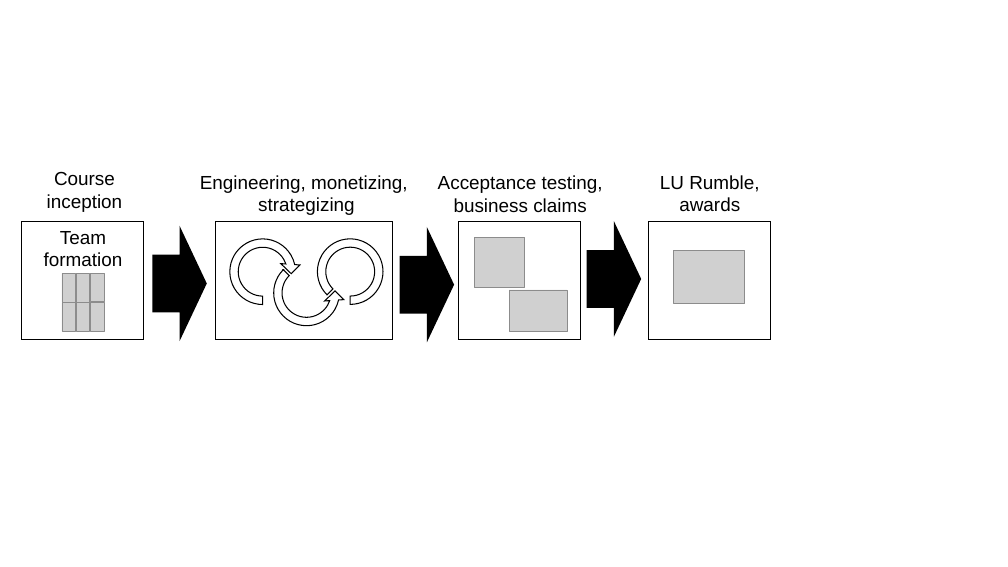
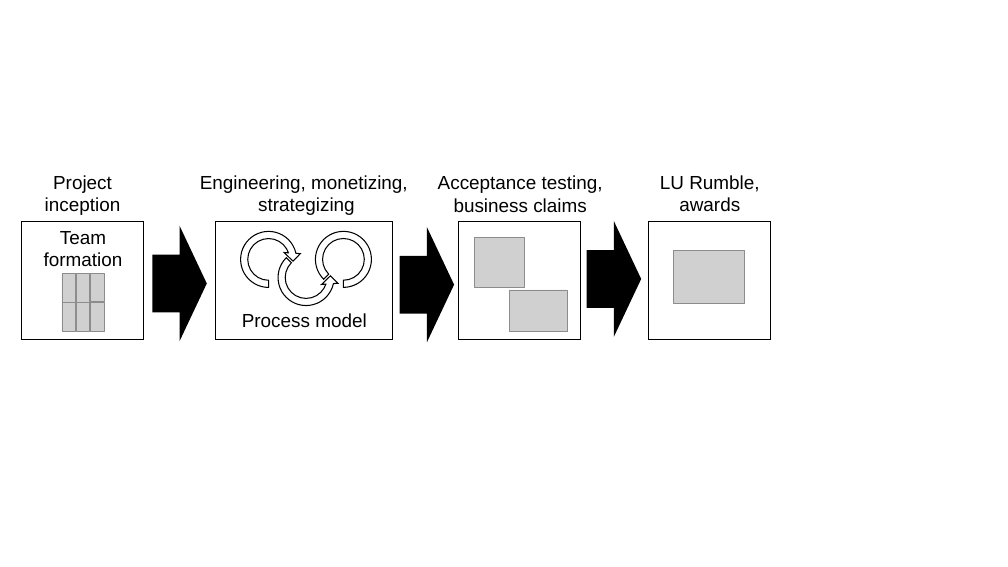
Before and after one commit to lunduniversity/introsofteng, a slide deck: slide 2 of project/rumble/etsa02_figures.pptx. Drawn at 1008x567 pixels with LibreOffice and Linux fonts; fonts in the diff are those of the drawing; grey boxes stand for pictures. Boxes give left, top, right and bottom in pixels: in the first picture for what was removed or moved away, otherwise in the second. Text is boxed around its words. In the diff, an @@ line names an element or a change of style, - is before the commit and + after.

Commit message:
Updated projectOverview

```diff
--- a/project/rumble/etsa02_figures.pptx
+++ b/project/rumble/etsa02_figures.pptx
@@ text at [53, 175, 112, 193]: text changed @@
-Course
+Project
@@ circular arrow: place and size @@
-circular arrow at [225, 234, 301, 310]
+circular arrow at [236, 227, 301, 292]
@@ arch (boxed as its full ring): place and size @@
-arch (boxed as its full ring) at [318, 239, 383, 305]
+arch (boxed as its full ring) at [315, 231, 371, 287]
@@ left circular arrow: place and size @@
-left circular arrow at [268, 255, 345, 331]
+left circular arrow at [274, 245, 339, 310]
@@ text added at [242, 313, 366, 328], 18 pt, text #000000 @@
+Process model
```
Also in this commit, not shown: 1 other file.
